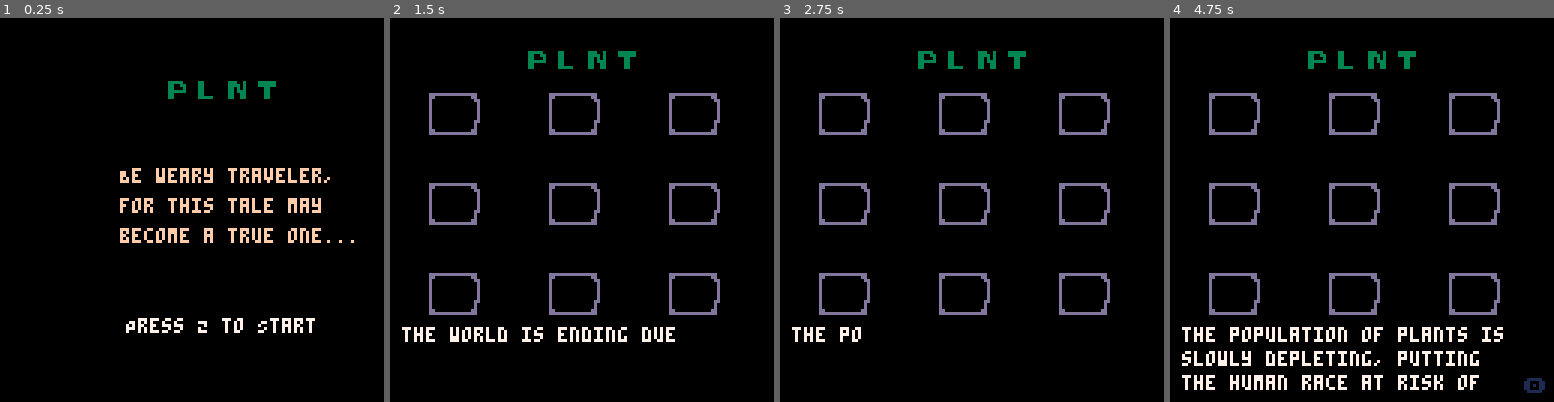
Above: before the commit, frames 1-4 (left to right).
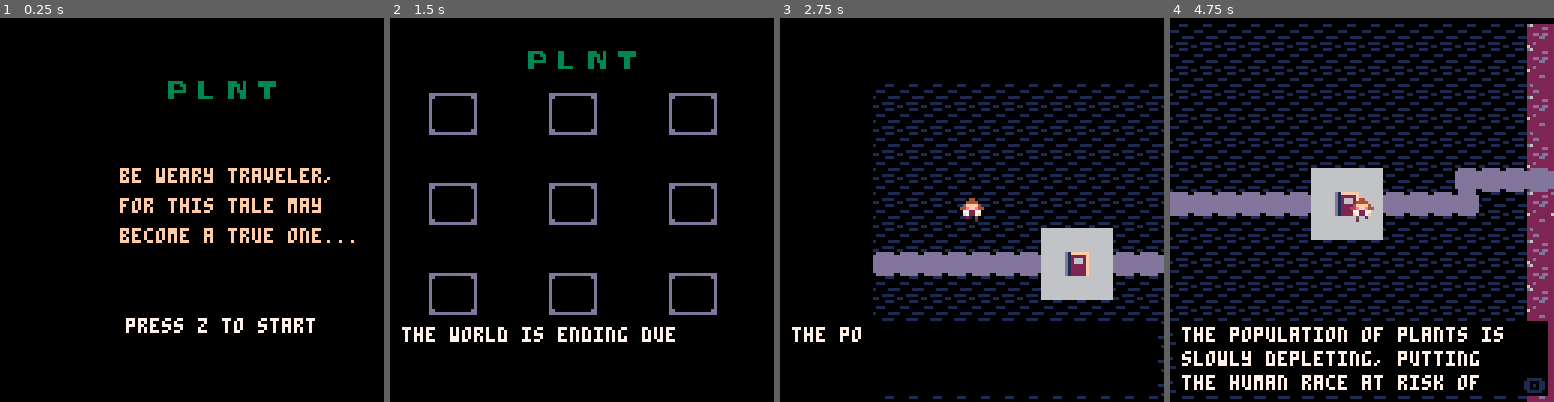
Above: after the commit, the same moments.

Repository: chelhuff/plnt
Game: PICO-8 cartridge plnt.p8
The game is run twice, just before and just after one commit, with the same random seed, the same clock (stepped at 60 frames per second) and the same inputs.
Inputs:
- Up to frame 1 (0.25 s): no input
- Up to frame 2 (1.5 s): tap X (X key) at 0.33, 1.07 s; tap O (Z key) at 0.7 s
- Up to frame 3 (2.75 s): hold Right 1.6-2.1 s; tap O (Z key) at 1.7, 2.1, 2.5 s; tap X (X key) at 1.85 s; hold Up 2.15-2.42 s; hold Right from 2.47 s (still down)
- Up to frame 4 (4.75 s): tap O (Z key) every 0.4 s from 2.9 to 4.5 s; tap X (X key) at 2.97, 4.08 s; release Right at 3.03 s; hold Left 3.08-3.58 s; hold Down 3.63-3.97 s; hold Right 4.02-4.68 s; hold Up from 4.73 s (still down)

The runs differ from the first frame. In frame 1, 0.2% of the frame differs, in the area x 31-70%, y 39-82%; in frame 2, 0.8%; in frame 3, 20%; in frame 4, 32%, in the area x 0-100%, y 1-100%.

Commit message:
desert and lab maps finished

Diff:
--- a/plnt.p8
+++ b/plnt.p8
@@ -198,12 +197,12 @@
     spr(55, 85, 20)
 
     --draw plot text
-    print("Be weary traveler, ", 40, 50, 15)
+    print("be weary traveler, ", 40, 50, 15)
     print("for this tale may ", 40, 60, 15)
     print("become a true one...", 40, 70, 15) --8+(t/4)%8)
 
     --user instructions
-    print("Press Z to Start", 42, 100, 7)
+    print("press z to start", 42, 100, 7)
 end
 
 --menu function
@@ -227,7 +226,7 @@
 
     dtb_disp("the world is ending due to climate change.")
     dtb_disp("the population of plants is slowly depleting, putting the human race at risk of extinction.")
-    dtb_disp("you've been hired by the last Green Foundation left, to go out into the dangerous world, full of monsters and terror and collect these plants and bring them back to safety.")
+    dtb_disp("you've been hired by the last green Foundation left, to go out into the dangerous world, full of monsters and terror and collect these plants and bring them back to safety.")
     dtb_disp("your mission is to collect one of each of the plants from each region to preserve, so that the plant population can be rejuvenated again and we can move one step closer to a livable earth again.")
 end
 
@@ -241,6 +240,10 @@
 function inventory_update()
     if btn(5) then
         show_inventory()
+    end
+
+    if btn(4) then
+        show_game()
     end
 end
 
@@ -259,7 +262,7 @@
     spr(17, 18, 20)
     spr(18, 24, 20)
     spr(32, 10, 27)
-    spr(32, 26, 27)
+    spr(34, 26, 27)
     spr(48, 10, 34)
     spr(49, 18, 34)
     spr(50, 24, 34)
@@ -269,7 +272,7 @@
     spr(17, 58, 20)
     spr(18, 64, 20)
     spr(32, 50, 27)
-    spr(32, 66, 27)
+    spr(34, 66, 27)
     spr(48, 50, 34)
     spr(49, 58, 34)
     spr(50, 64, 34)
@@ -279,7 +282,7 @@
     spr(17, 98, 20)
     spr(18, 104, 20)
     spr(32, 90, 27)
-    spr(32, 106, 27)
+    spr(34, 106, 27)
     spr(48, 90, 34)
     spr(49, 98, 34)
     spr(50, 104, 34)
@@ -289,7 +292,7 @@
     spr(17, 18, 50)
     spr(18, 24, 50)
     spr(32, 10, 57)
-    spr(32, 26, 57)
+    spr(34, 26, 57)
     spr(48, 10, 64)
     spr(49, 18, 64)
     spr(50, 24, 64)
@@ -299,7 +302,7 @@
     spr(17, 58, 50)
     spr(18, 64, 50)
     spr(32, 50, 57)
-    spr(32, 66, 57)
+    spr(34, 66, 57)
     spr(48, 50, 64)
     spr(49, 58, 64)
     spr(50, 64, 64)
@@ -309,7 +312,7 @@
     spr(17, 98, 50)
     spr(18, 104, 50)
     spr(32, 90, 57)
-    spr(32, 106, 57)
+    spr(34, 106, 57)
     spr(48, 90, 64)
     spr(49, 98, 64)
     spr(50, 104, 64)
@@ -319,7 +322,7 @@
     spr(17, 18, 80)
     spr(18, 24, 80)
     spr(32, 10, 87)
-    spr(32, 26, 87)
+    spr(34, 26, 87)
     spr(48, 10, 94)
     spr(49, 18, 94)
     spr(50, 24, 94)
@@ -329,7 +332,7 @@
     spr(17, 58, 80)
     spr(18, 64, 80)
     spr(32, 50, 87)
-    spr(32, 66, 87)
+    spr(34, 66, 87)
     spr(48, 50, 94)
     spr(49, 58, 94)
     spr(50, 64, 94)
@@ -339,7 +342,7 @@
     spr(17, 98, 80)
     spr(18, 104, 80)
     spr(32, 90, 87)
-    spr(32, 106, 87)
+    spr(34, 106, 87)
     spr(48, 90, 94)
     spr(49, 98, 94)
     spr(50, 104, 94)
@@ -515,14 +518,44 @@
 
 
 
+…(30 lines of a section not shown)…
 __gff__
 0000000000000000000000000000000000000000000000020000020000000000000000000000000101000101000000000000000000000000000000000000000000000000010101000000000000000000000000000000000000000000000000000000000000000000000000000000000000000000000000000000000000000000
 0000000000000000000000000000000000000000000000000000000000000000000000000000000000000000000000000000000000000000000000000000000000000000000000000000000000000000000000000000000000000000000000000000000000000000000000000000000000000000000000000000000000000000
 __map__
 0404040404040404040404040404040407080807080708070807080708070708000000161616130000000000000000000000000000000000000000000000000000000000000000000000000000000000000000000000000000000000000000000000000000000000000000000000000000000000000000000000000000000000
-0404040404040404040404040404040407080728070808080708080708070808000000161616000000000000000000000000000000000000000000000000000000000000000000000000000000000000000000000000000000000000000000000000000000000000000000000000000000000000000000000000000000000000
+0404040404040404040404040404040407080708070808080708080708070808000000161616000000000000000000000000000000000000000000000000000000000000000000000000000000000000000000000000000000000000000000000000000000000000000000000000000000000000000000000000000000000000
 0404040404040404040404040404040408080807080807080808070808080807000000161610111210111210111200000000000000000000000000000000000000000000000000000000000000000000000000000000000000000000000000000000000000000000000000000000000000000000000000000000000000000000
-0404040404040404040404040404040407080708080708070808072707070807000000000020162220002220002200000000000000000000000000000000000000000000000000000000000000000000000000000000000000000000000000000000000000000000000000000000000000000000000000000000000000000000
+0404040404040404040404040404040407080708080708070808070807070807000000000020162220002220002200000000000000000000000000000000000000000000000000000000000000000000000000000000000000000000000000000000000000000000000000000000000000000000000000000000000000000000
 0404040404040404040404040404040408080808080808080708080707080808000000000030313230313230313200000000000000000000000000000000000000000000000000000000000000000000000000000000000000000000000000000000000000000000000000000000000000000000000000000000000000000000
 0404040404040404040404040404040407080807080708080807080808080707000000000010111210111210111200000000000000000000000000000000000000000000000000000000000000000000000000000000000000000000000000000000000000000000000000000000000000000000000000000000000000000000
 040404040404041414140404040f0f0f1f1f1f1f1f1f1f080808080708070808000000000020002220002220002200000000000000000000000000000000000000000000000000000000000000000000000000000000000000000000000000000000000000000000000000000000000000000000000000000000000000000000
@@ -539,15 +572,25 @@
 504040505060404150604050504050600a0a1b1b1b1b0a0a1b1b2f0a0b3b3b3b000000000000000000000000000000000000000000000000000000000000000000000000000000000000000000000000000000000000000000000000000000000000000000000000000000000000000000000000000000000000000000000000
 405140504050504041405040506141510a1b1b1b1b1b0a1b0a0a2f0a0b3b3b3b000000000000000000000000000000000000000000000000000000000000000000000000000000000000000000000000000000000000000000000000000000000000000000000000000000000000000000000000000000000000000000000000
 614140414440707070707070705040401b1b1b1b1b1b1b2f2f2f2f0a0b3b3b3b000000000000000000000000000000000000000000000000000000000000000000000000000000000000000000000000000000000000000000000000000000000000000000000000000000000000000000000000000000000000000000000000
-414050507150704150514041705051501b2b1b1b1b1b0a2f0a0a0a1b0b3b3b3b000000000000000000000000000000000000000000000000000000000000000000000000000000000000000000000000000000000000000000000000000000000000000000000000000000000000000000000000000000000000000000000000
-405040707070704040715040704041401b1b0a1b1b1b0a2f1b1b1b1b0b3b3b3b000000000000000000000000000000000000000000000000000000000000000000000000000000000000000000000000000000000000000000000000000000000000000000000000000000000000000000000000000000000000000000000000
+414050507150704150514041705051501b0a1b1b1b0a0a2f0a0a0a1b0b3b3b3b000000000000000000000000000000000000000000000000000000000000000000000000000000000000000000000000000000000000000000000000000000000000000000000000000000000000000000000000000000000000000000000000
+405040707070704040715040704041401b1b0a1b1b0a0a2f1b1b1b1b0b3b3b3b000000000000000000000000000000000000000000000000000000000000000000000000000000000000000000000000000000000000000000000000000000000000000000000000000000000000000000000000000000000000000000000000
 406151704051404051415061707070702f2f2f2f2f0a0a2f0a0a0a0a0b3b3b3b000000000000000000000000000000000000000000000000000000000000000000000000000000000000000000000000000000000000000000000000000000000000000000000000000000000000000000000000000000000000000000000000
 504040704041405050504050504050500a0a0a0a2f0a0a2f0a1b0a0a0b3b3b3b000000000000000000000000000000000000000000000000000000000000000000000000000000000000000000000000000000000000000000000000000000000000000000000000000000000000000000000000000000000000000000000000
 504040705060404150604050504050600a0a0a0a2f2f2f2f1b1b0a0a0b3b3b3b000000000000000000000000000000000000000000000000000000000000000000000000000000000000000000000000000000000000000000000000000000000000000000000000000000000000000000000000000000000000000000000000
 405140704050504041405040506141510a1b1b1b1b1b0a1b0a0a0a0a0b3b3b3b000000000000000000000000000000000000000000000000000000000000000000000000000000000000000000000000000000000000000000000000000000000000000000000000000000000000000000000000000000000000000000000000
 614140704440405050505050505040401b1b1b1b1b1b1b0a0a0a0a0a0b3b3b3b000000000000000000000000000000000000000000000000000000000000000000000000000000000000000000000000000000000000000000000000000000000000000000000000000000000000000000000000000000000000000000000000
-414050707150414140514041505150401b0a0a1b1b1b0a0a0a2a0a1b0b3b3b3b000000000000000000000000000000000000000000000000000000000000000000000000000000000000000000000000000000000000000000000000000000000000000000000000000000000000000000000000000000000000000000000000
+414050707150414140514041505150401b0a0a1b1b1b0a0a0a0a0a1b0b3b3b3b000000000000000000000000000000000000000000000000000000000000000000000000000000000000000000000000000000000000000000000000000000000000000000000000000000000000000000000000000000000000000000000000
 405040707070707070707070704041401b1b0a1b1b1b0a0a0a0a0a1b0b3b3b3b000000000000000000000000000000000000000000000000000000000000000000000000000000000000000000000000000000000000000000000000000000000000000000000000000000000000000000000000000000000000000000000000
 406151504051404051415061704150510a0a0a0a0a0a0a0a0a0a0a0a0b3b3b3b000000000000000000000000000000000000000000000000000000000000000000000000000000000000000000000000000000000000000000000000000000000000000000000000000000000000000000000000000000000000000000000000
 504140414050715050405060704141410a0a0a0a0a0a1b0a0a1b1b0a0b3b3b3b000000000000000000000000000000000000000000000000000000000000000000000000000000000000000000000000000000000000000000000000000000000000000000000000000000000000000000000000000000000000000000000000
 504050505140505040715040704140510a1b0a0a0a0a1b1b1b1b0a0a0b3b3b3b000000000000000000000000000000000000000000000000000000000000000000000000000000000000000000000000000000000000000000000000000000000000000000000000000000000000000000000000000000000000000000000000
+…(10 lines of a section not shown)…
Not shown, changed: 89 lines of the sprite sheet (__gfx__) section of plnt.p8
Not shown, changed: the music (__music__) section of plnt.p8
Not shown, changed: the sound effects (__sfx__) section of plnt.p8
